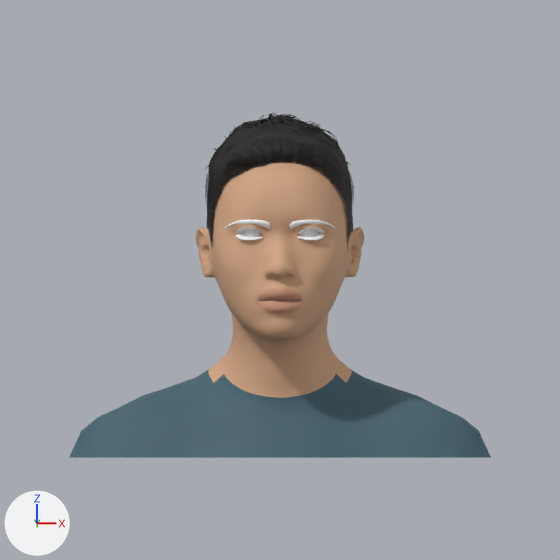
An edit to the Blender file .claude/skills/avatar-narrator/assets/avatar-mpfb/neutral-06/avatar.blend, drawn before and after from the same camera.
Rendered twice from the file's camera 'Camera'. The lights are fixed; the arrows at lower left show +X, +Y and +Z. The older version comes first.

Names of what the first picture shows: 'mpfb-face', 'mpfb-face.short01' and 3 more.
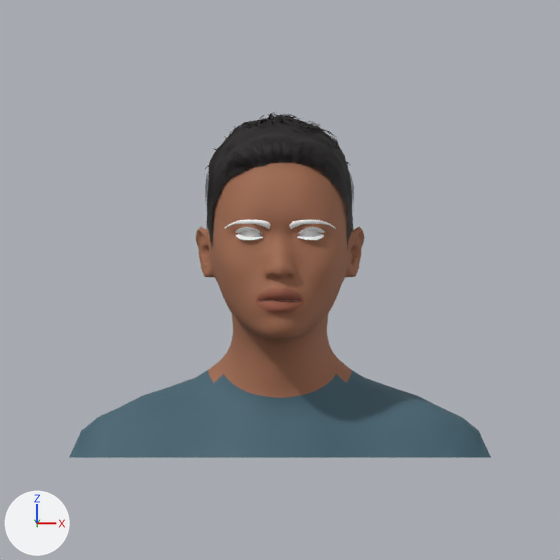
What the commit changed:
Material 'Skin' (mat_skin) changes colour from beige #d8aa87 to brown #a36c50; in linear values from (0.687, 0.402, 0.242) to (0.366, 0.15, 0.0802).
Material 'Lips' (mat_lips) changes colour from brown #ce967b to brown #995844; in linear values from (0.617, 0.305, 0.198) to (0.319, 0.0976, 0.0578).

Where the change shows, as pixel boxes [x1, y1, x2, y2] in the pictures (560 x 560 px):
'mpfb-face', recoloured (darker): [196, 162, 364, 401] in both
